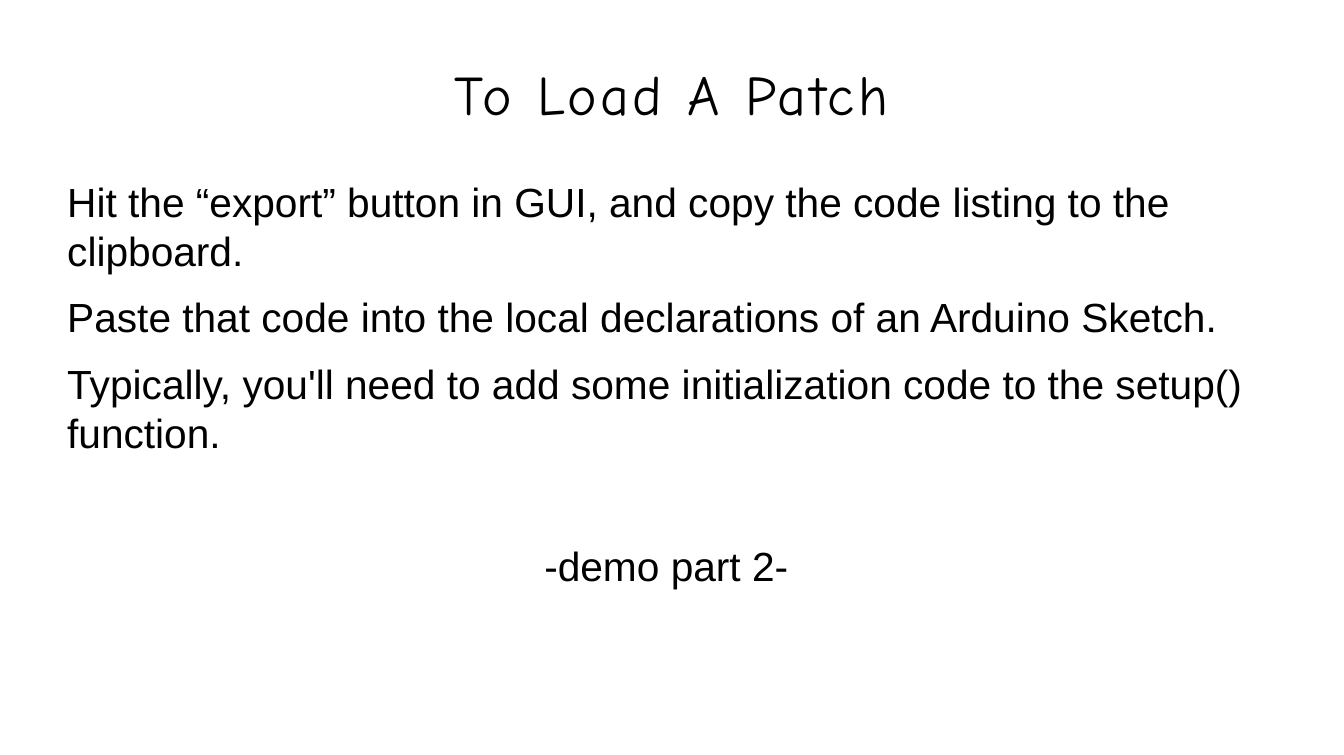
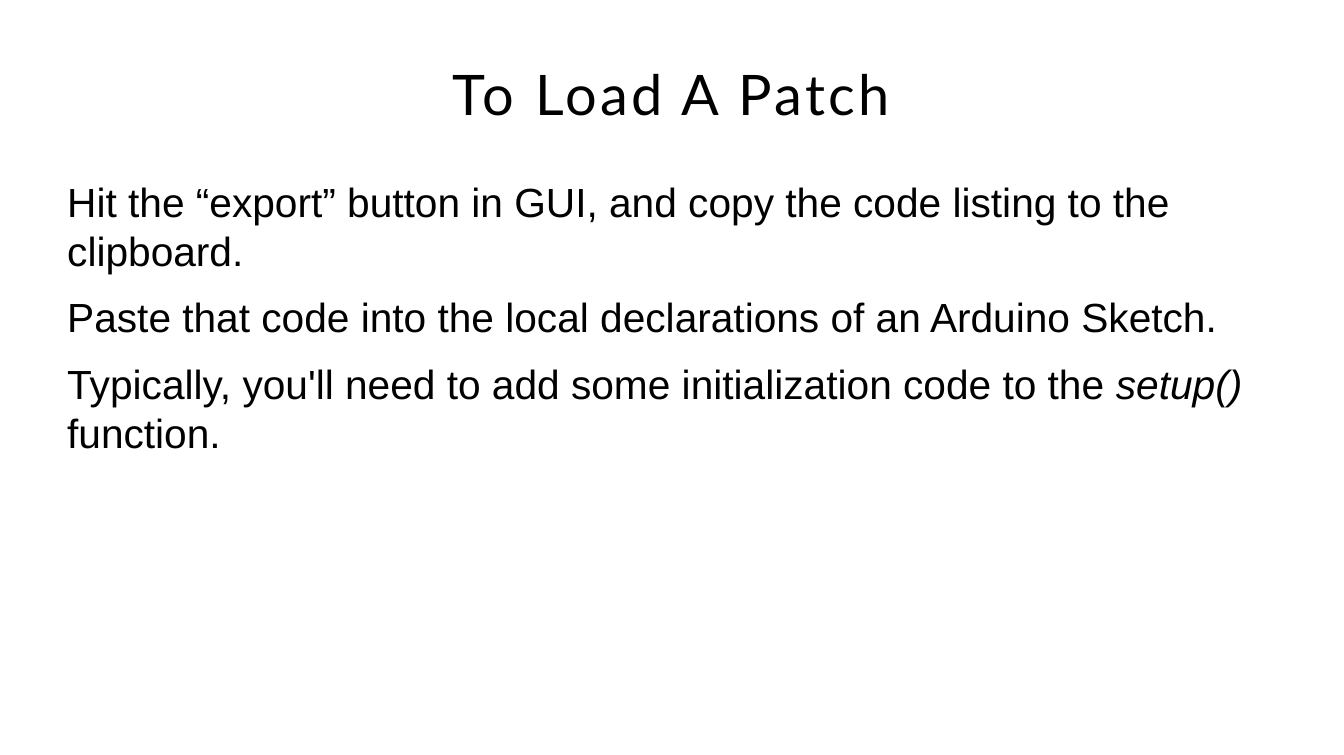
Before and after one commit to Jacquot-SFE/Teensy-synth-platform, a slide deck: slide 8 of presentation/slides/teensy-synthesis.odp (slide 7 before the commit). Drawn at 1344x755 pixels with LibreOffice and Linux fonts; fonts in the diff are those of the drawing; background and template pictures are left out. Boxes give left, top, right and bottom in pixels: in the first picture for what was removed or moved away, otherwise in the second. Text is boxed around its words. In the diff, an @@ line names an element or a change of style, - is before the commit and + after.

```diff
--- a/presentation/slides/teensy-synthesis.odp
+++ b/presentation/slides/teensy-synthesis.odp
@@ title "To Load A Patch" at <box>453,73,890,116</box>: font Comic Neue to Lato @@
@@ text at <box>67,369,1243,449</box>: italic on in "setup()" @@
@@ text at <box>544,551,788,589</box>: paragraph removed @@
--demo part 2-
```
Also in this commit, not shown: 27 other slides changed, 1 slide added, 11 other files.
